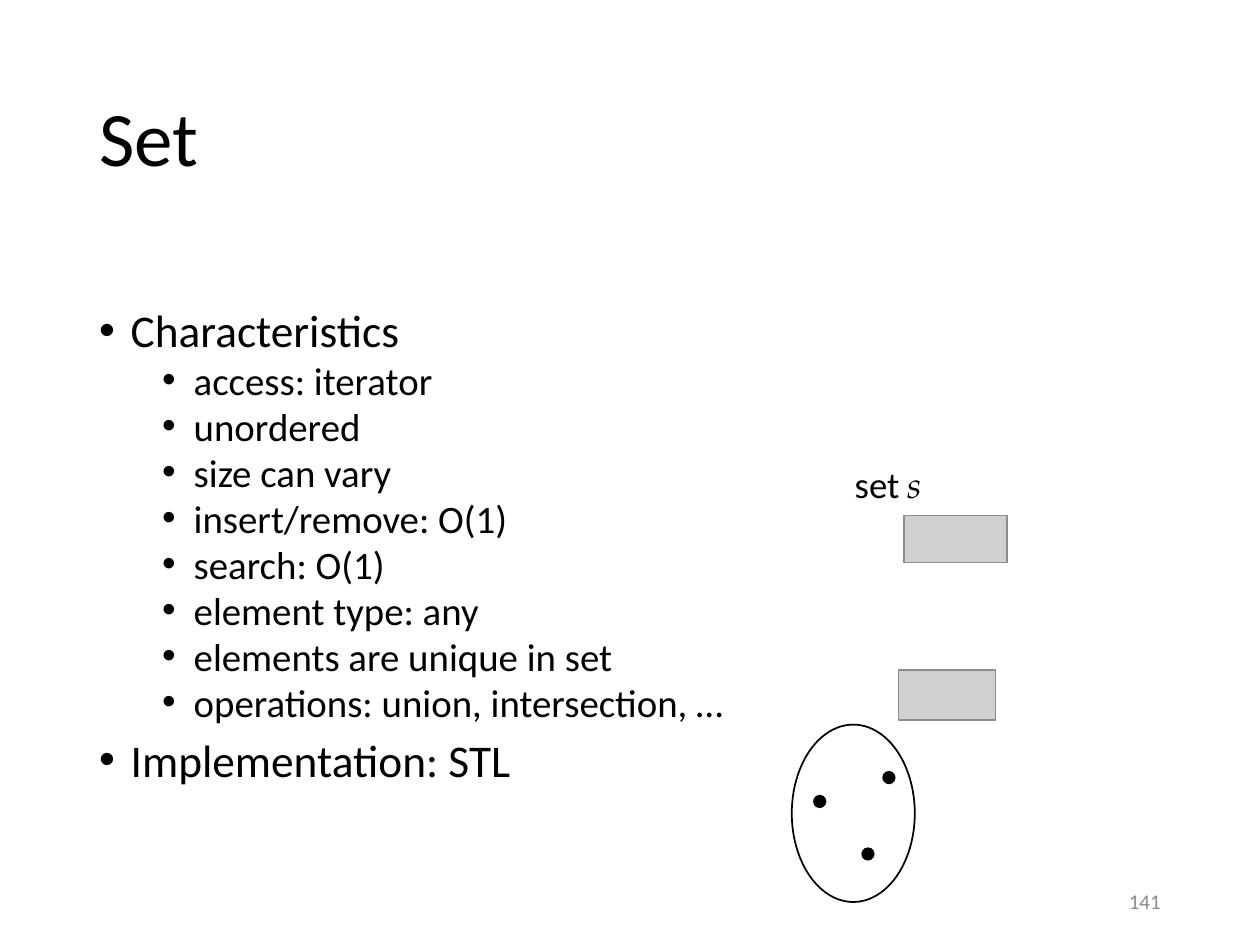
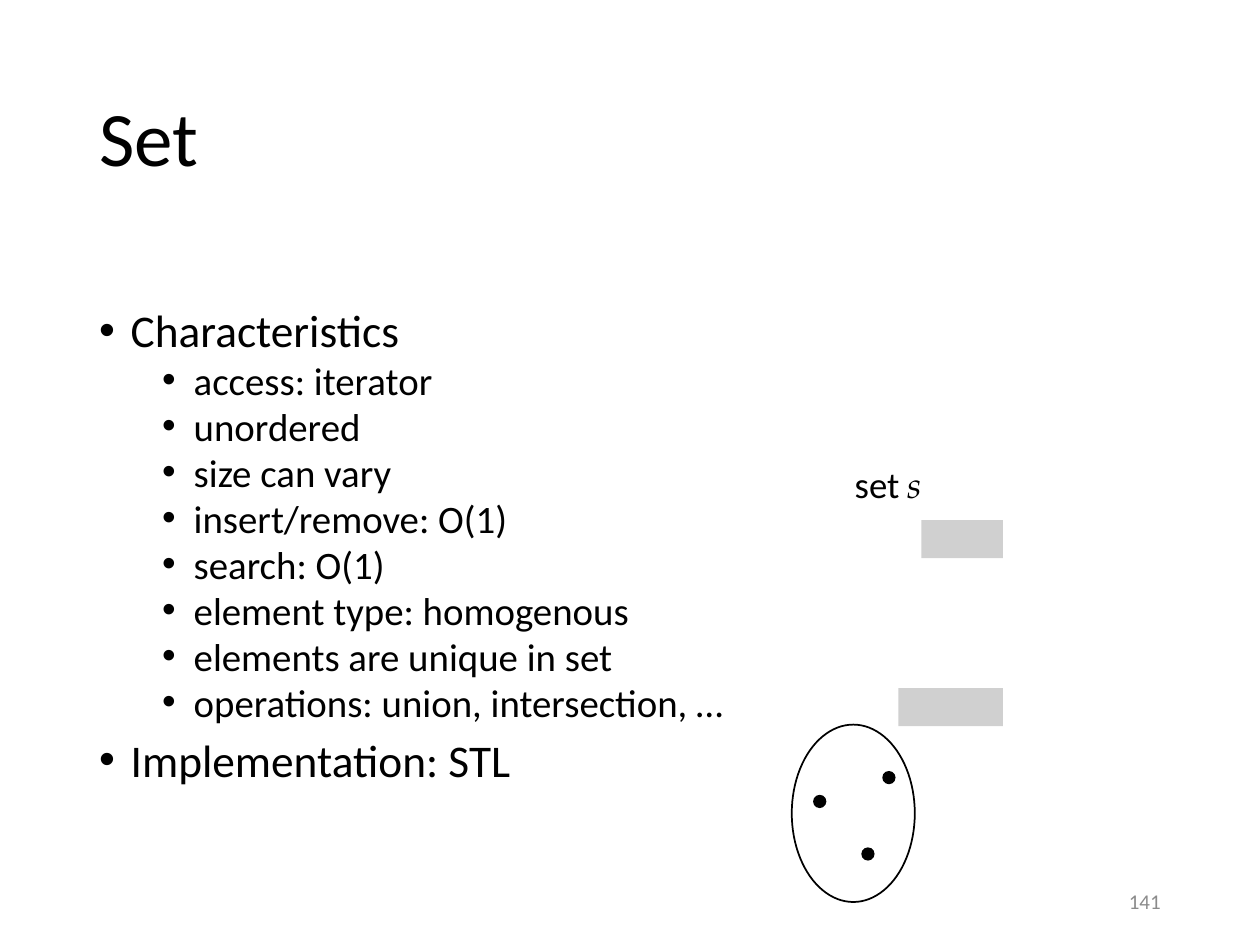
Before and after one commit to gjbex/training-material, a slide deck: slide 141 of CPlusPlus/scientific_cpp.pptx. Drawn at 1260x945 pixels with LibreOffice and Linux fonts; fonts in the diff are those of the drawing; grey boxes stand for pictures. Boxes give left, top, right and bottom in pixels: in the first picture for what was removed or moved away, otherwise in the second. Text is boxed around its words. In the diff, an @@ line names an element or a change of style, - is before the commit and + after.

Commit message:
Fix typos in container section

```diff
--- a/CPlusPlus/scientific_cpp.pptx
+++ b/CPlusPlus/scientific_cpp.pptx
@@ picture: place and size @@
-picture at [905, 515, 1008, 562]
+picture at [921, 520, 1003, 558]
@@ text at [194, 598, 629, 632]: text changed @@
-  • element type: any
+  • element type: homogenous
@@ picture: place and size @@
-picture at [898, 670, 995, 721]
+picture at [898, 688, 1003, 726]
```
Also in this commit, not shown: 9 other slides changed.
